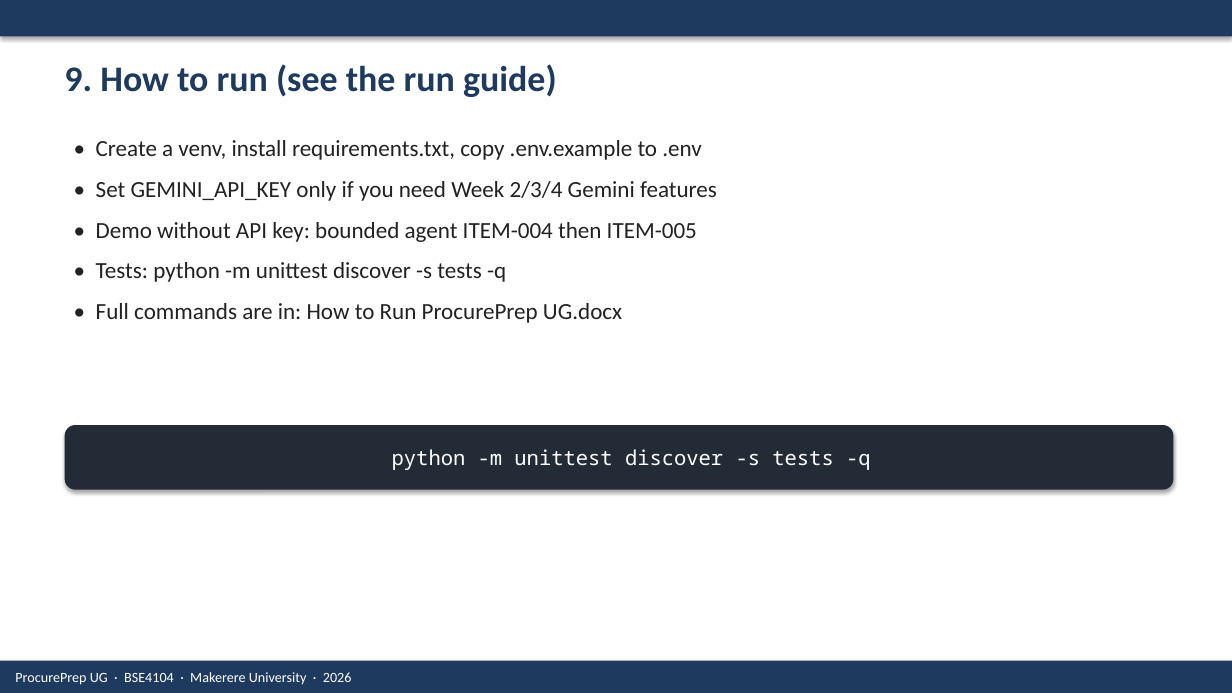
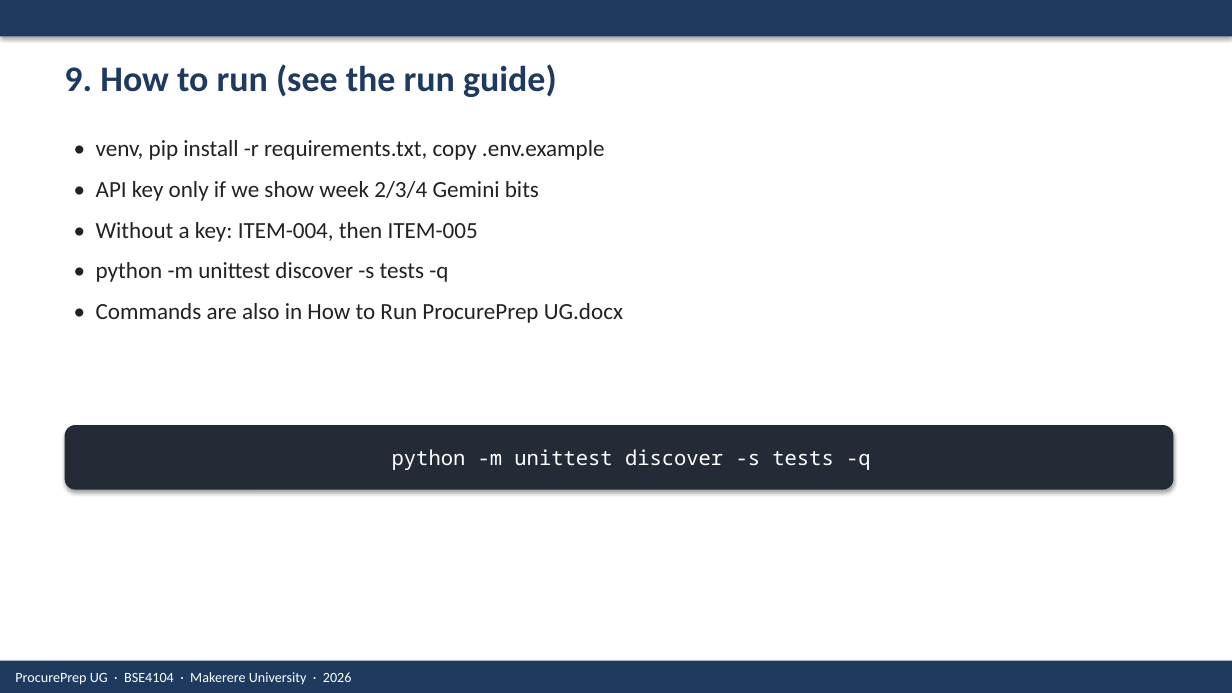
Before and after one commit to AINEMBABAZI-KIIZA-DAVIS/BSE4104_Capstone, a slide deck: slide 10 of docs/ProcurePrep UG Final Presentation.pptx. Drawn at 1232x693 pixels with LibreOffice and Linux fonts; fonts in the diff are those of the drawing. Boxes give left, top, right and bottom in pixels: in the first picture for what was removed or moved away, otherwise in the second. Text is boxed around its words. In the diff, an @@ line names an element or a change of style, - is before the commit and + after.

Commit message:
feat: connect live procurement backend and evaluation flow

```diff
--- a/docs/ProcurePrep UG Final Presentation.pptx
+++ b/docs/ProcurePrep UG Final Presentation.pptx
@@ text at [96,140,623,323]: text changed @@
-• Create a venv, install requirements.txt, copy .env.example to .env
-• Set GEMINI_API_KEY only if you need Week 2/3/4 Gemini features
-• Demo without API key: bounded agent ITEM-004 then ITEM-005
-• Tests: python -m unittest discover -s tests -q
-• Full commands are in: How to Run ProcurePrep UG.docx
+• venv, pip install -r requirements.txt, copy .env.example
+• API key only if we show week 2/3/4 Gemini bits
+• Without a key: ITEM-004, then ITEM-005
+• python -m unittest discover -s tests -q
+• Commands are also in How to Run ProcurePrep UG.docx
```
Also in this commit, not shown: 8 other slides changed, 1 slide added, 1 slide removed, 29 other files.
